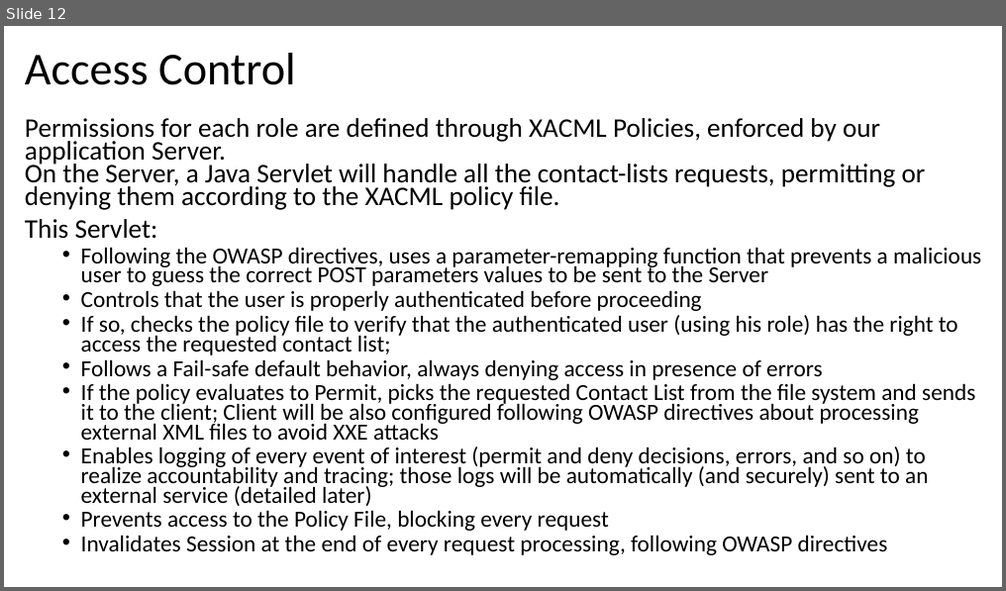
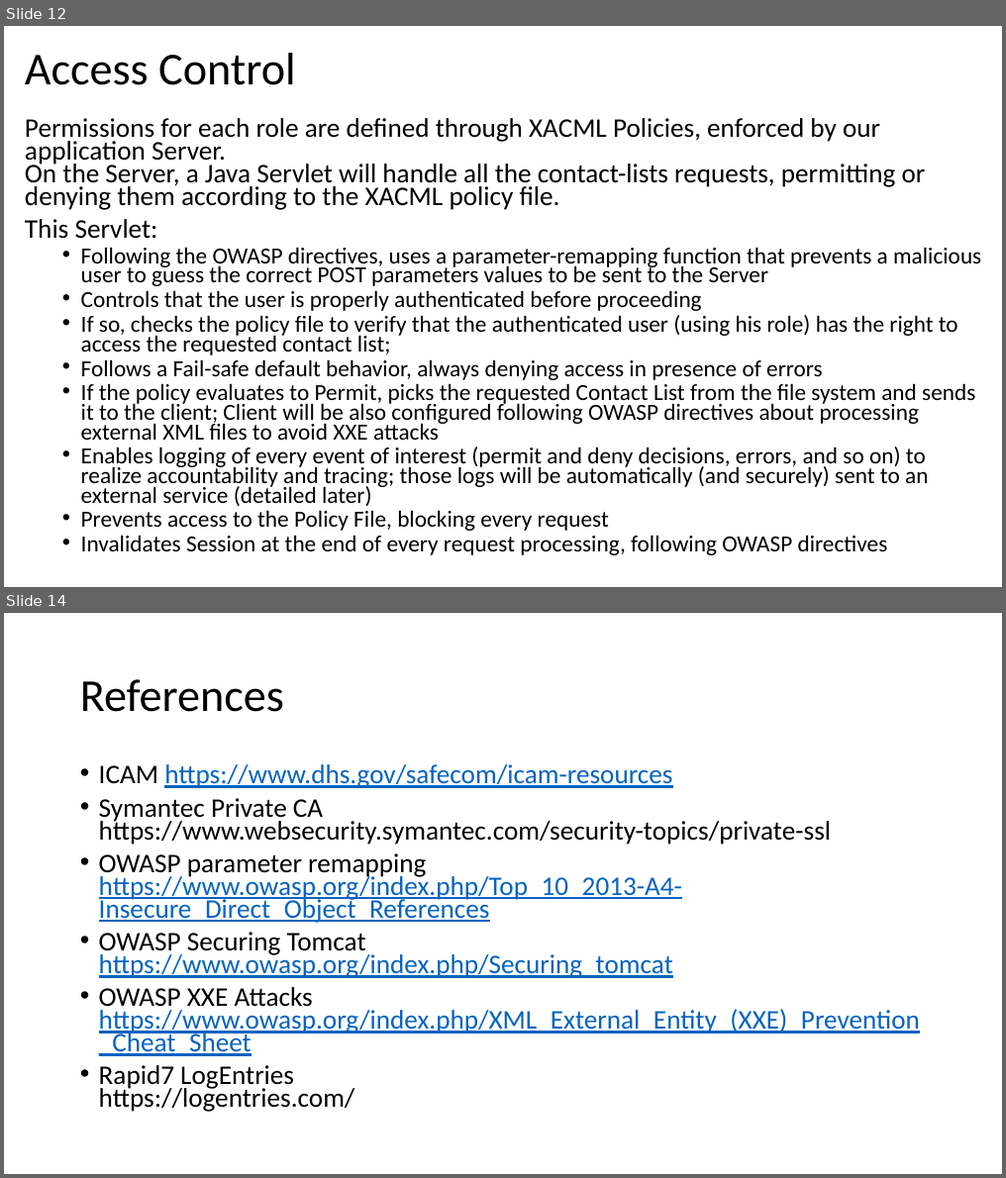
Before and after one commit to fparricelli/Encrypted-data-exchange-between-two-Arduino-boards-using-Symmetric-Encryption, a slide deck: Documentazione e cose così/Slide Aldo.pptx. Shown one above the other, each under a label of ours: slide 12 before the commit, slides 12 and 14 after it; the slides between them are not shown. The pictures are 1006x591 and 1006x1178 pixels, drawn with LibreOffice and Linux fonts; fonts in the diff are those of the drawing. Boxes give left, top, right and bottom in pixels: in the first picture for what was removed or moved away, otherwise in the second. Text is boxed around its words. In the diff, an @@ line names an element or a change of style, - is before the commit and + after.

```diff
--- a/Documentazione e cose così/Slide Aldo.pptx
+++ b/Documentazione e cose così/Slide Aldo.pptx
@@ slide 14 added at [4,613,1002,1174], background #FFFFFF @@
@@ title added at [80,679,284,712], 44 pt, text #000000 @@
+References
@@ text added at [99,764,920,1112], 25.9 pt, text #0563C1, underline @@
+• ICAM https://www.dhs.gov/safecom/icam-resources
+• Symantec Private CA
+  https://www.websecurity.symantec.com/security-topics/private-ssl
+• OWASP parameter remapping https://www.owasp.org/index.php/Top_10_2013-A4-Insecure_Direct_Object_References
+• OWASP Securing Tomcat
+  https://www.owasp.org/index.php/Securing_tomcat
+• OWASP XXE Attacks
+  https://www.owasp.org/index.php/XML_External_Entity_(XXE)_Prevention_Cheat_Sheet
+• Rapid7 LogEntries
+  https://logentries.com/
```
Also in this commit, not shown: 1 slide changed.
